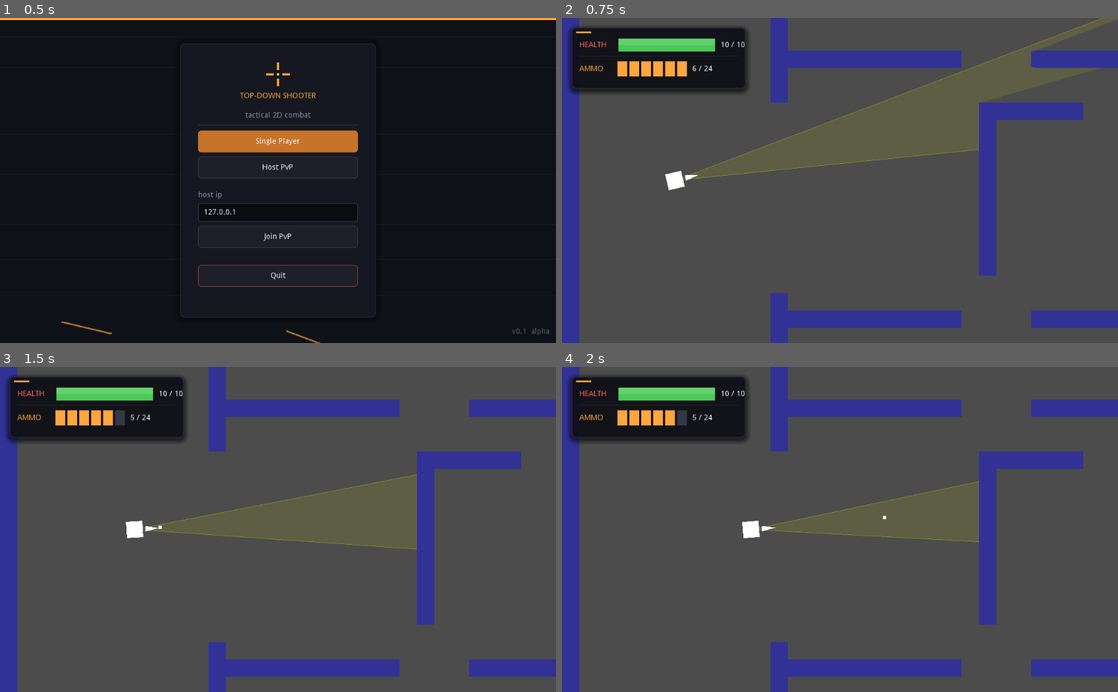
Above: before the commit, frames 1-4 (two rows, left to right).
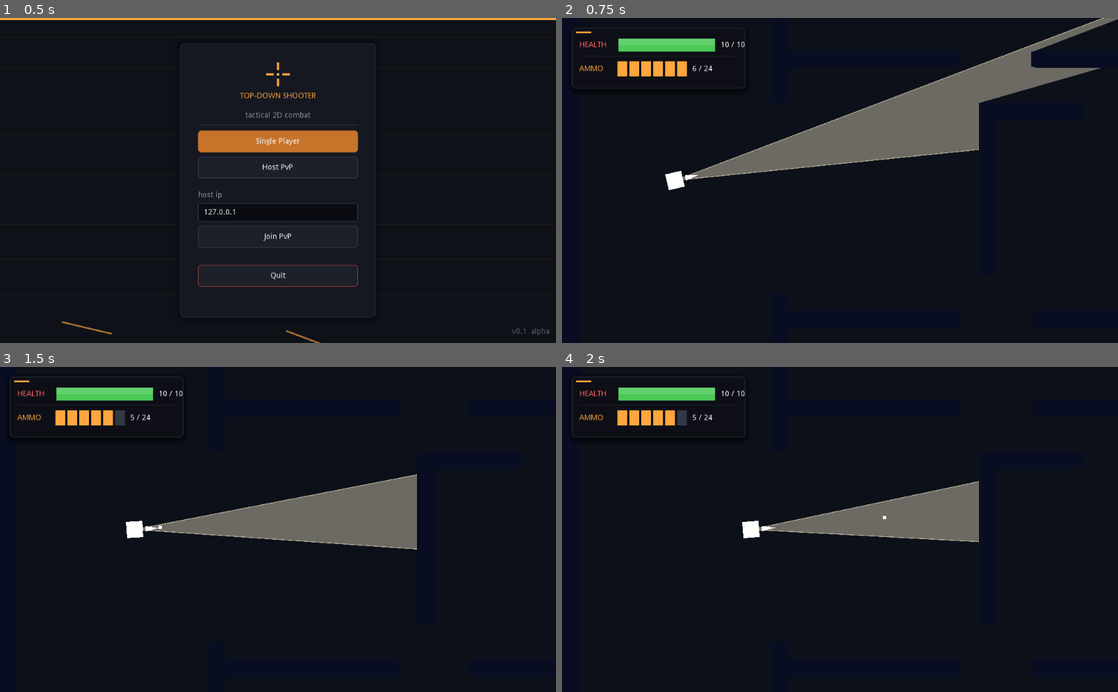
Above: after the commit, the same moments.

Repository: tvorj/topdownshooter
Game: Godot game, scene res://ui/MainMenu.tscn
Two runs of this game, one before a commit and one after it. Both use one fixed random seed, a clock stepped at 60 frames per second and the inputs below.
Inputs (mouse positions are in pixels of both pictures, inside the frame that each line leads up to):
- Up to frame 1 (0.5 s): no input
- Up to frame 2 (0.75 s): click "Single Player" at 0.5 s
- Up to frame 3 (1.5 s): tap Enter at 1.25 s; move the mouse to (400, 513) at 1.27 s; hold D (move_right) from 1.28 s (still down); click (400, 513) at 1.35 s
- Up to frame 4 (2 s): keep holding D (move_right)

Frame 1 is identical in both runs. In frame 2, 94% of the frame differs, in the area x 0-100%, y 0-100%; in frame 3, 94%; in frame 4, 94%.

Commit message:
night time

Diff:
--- a/entities/player/Player.gd
+++ b/entities/player/Player.gd
@@ -502,9 +502,43 @@
 func _draw():
 	if not _is_local() or _fov_points.size() < 3:
 		return
-	draw_colored_polygon(_fov_points, Color(1, 1, 0, 0.1))
-	draw_line(Vector2.ZERO, _fov_points[1], Color(1, 1, 0, 0.3), 1.0)
-	draw_line(Vector2.ZERO, _fov_points[_fov_points.size() - 2], Color(1, 1, 0, 0.3), 1.0)
+
+	var half_a = deg2rad(vision_angle / 2.0)
+	var steps = 30
+	var R = 6000.0
+	var dark = Color(0.01, 0.03, 0.07, 0.88)
+	var n = _fov_points.size()
+
+	# Behind the player
+	draw_colored_polygon(PoolVector2Array([
+		Vector2(-R, -R), Vector2(-R, R), Vector2(0.0, R), Vector2(0.0, -R)
+	]), dark)
+	# Above the cone
+	draw_colored_polygon(PoolVector2Array([
+		Vector2(0.0, -R), Vector2(R, -R),
+		Vector2.RIGHT.rotated(-half_a) * R, Vector2.ZERO
+	]), dark)
+	# Below the cone
+	draw_colored_polygon(PoolVector2Array([
+		Vector2.ZERO,
+		Vector2.RIGHT.rotated(half_a) * R,
+		Vector2(R, R), Vector2(0.0, R)
+	]), dark)
+
+	# Inside cone, beyond wall hits — one trapezoid per ray pair
+	for i in range(1, n - 2):
+		var a1 = -half_a + (half_a * 2.0 / steps) * (i - 1)
+		var a2 = -half_a + (half_a * 2.0 / steps) * i
+		draw_colored_polygon(PoolVector2Array([
+			_fov_points[i], _fov_points[i + 1],
+			Vector2.RIGHT.rotated(a2) * R,
+			Vector2.RIGHT.rotated(a1) * R
+		]), dark)
+
+	# Warm flashlight beam overlay
+	draw_colored_polygon(_fov_points, Color(1.0, 0.95, 0.8, 0.18))
+	draw_line(Vector2.ZERO, _fov_points[1], Color(1.0, 0.95, 0.8, 0.55), 1.5)
+	draw_line(Vector2.ZERO, _fov_points[n - 2], Color(1.0, 0.95, 0.8, 0.55), 1.5)
 
 
 func update_enemy_visibility():
Not shown, added: .gitignore
